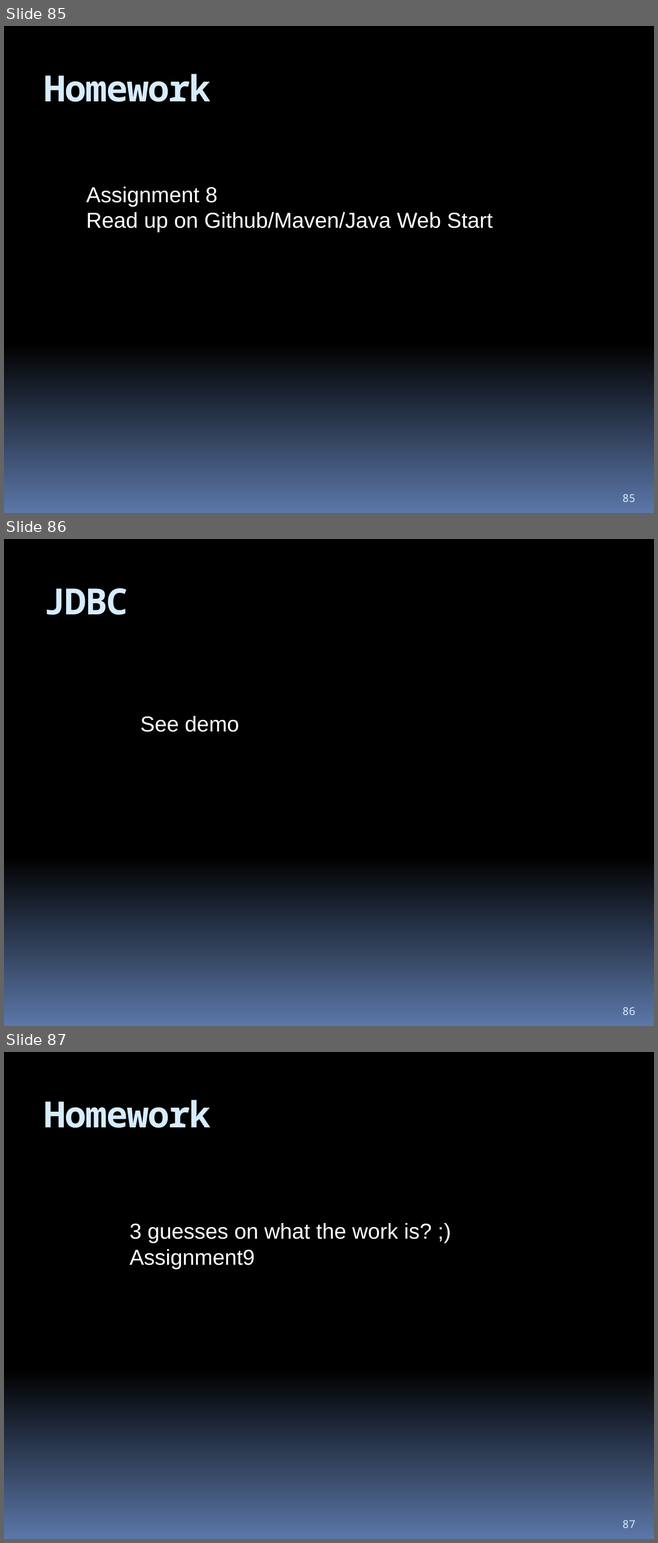
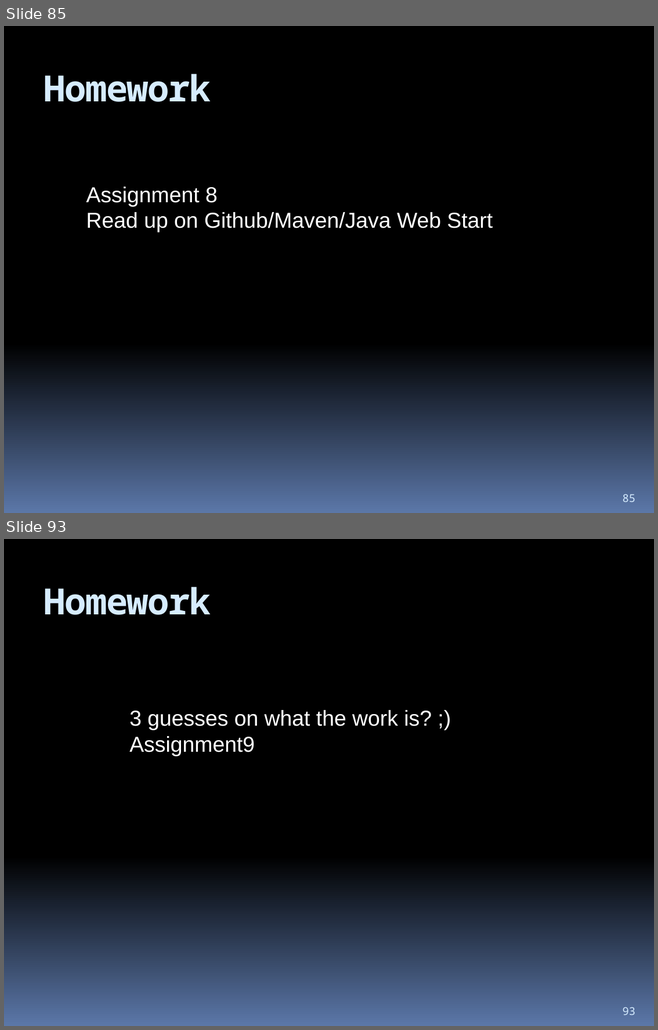
Before and after one commit to hchan/comp2613, a slide deck: coursePresentation.pptx. Shown one above the other, each under a label of ours: slides 85, 86 and 87 before the commit, slides 85 and 93 after it; the slides between them are not shown. The pictures are 658x1543 and 658x1030 pixels, drawn with LibreOffice and Linux fonts; fonts in the diff are those of the drawing. Boxes give left, top, right and bottom in pixels: in the first picture for what was removed or moved away, otherwise in the second. Text is boxed around its words. In the diff, an @@ line names an element or a change of style, - is before the commit and + after.

```diff
--- a/coursePresentation.pptx
+++ b/coursePresentation.pptx
@@ slide 86 removed at box(4, 539, 654, 1026), background gradient #000000 to #5B77A8 @@
@@ title removed at box(44, 588, 128, 615) @@
-JDBC
@@ text removed at box(140, 716, 239, 732) @@
-See demo
@@ page number removed at box(622, 1007, 635, 1015) @@
-86
@@ what was slide 87 is now slide 93 @@
@@ page number at box(622, 1007, 635, 1015): text changed @@
-87
+93
```
Also in this commit, not shown: 7 slides added, 7 other files.
